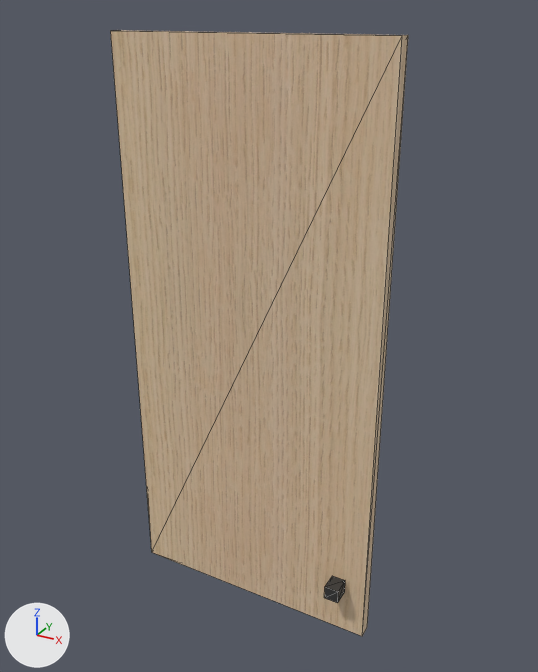
Two versions of the glTF model 2025-284-C01-Vitrineskap/sim/Benk_C_dor_venstre.glb, one commit apart.
The view is the same before and after, from a 50 mm lens placed at (2398.0, -1370.0, 903.0), pointed at (1962.0, -579.0, 508.0). Lighting does not change. The marker at lower left points along +X, +Y and +Z. The first picture is the older version. Mesh edges are drawn as thin lines. Vertices at exactly the same position are counted once.

Objects in the first picture: '2025-284 Vitrineskap'.
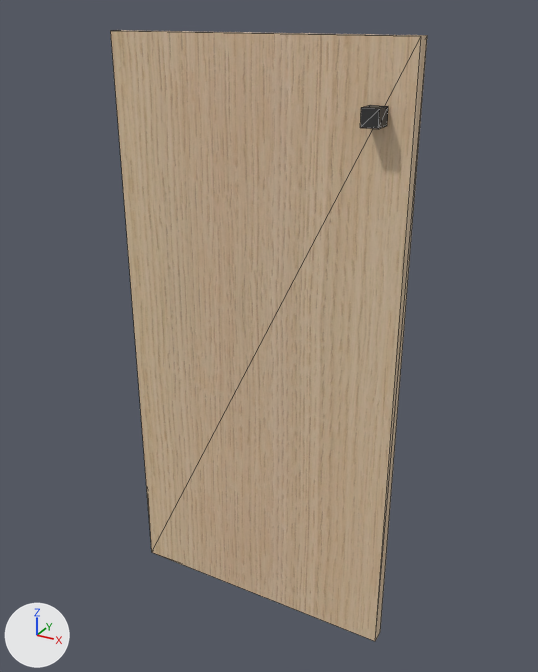
Boxes [x1, y1, x2, y2] around the edits, measured in the pictures (538 x 672 px; the box of a moved part takes in the faces that stretch with it):
```json
{"object": "2025-284 Vitrineskap", "change": "reshaped", "before": [111, 30, 408, 636], "after": [111, 30, 427, 641], "on screen": "6% wider"}
{"part": 1, "of": "me_mesh_0", "change": "moved or reshaped", "before": [325, 576, 345, 603], "after": [360, 105, 388, 129]}
{"part": 2, "of": "me_mesh_0", "change": "moved or reshaped", "before": [156, 31, 408, 636], "after": [156, 31, 427, 641]}
```

Edits to the scene script, one JSON object a line:
```json
{"block": "me_mesh_0", "where": "# used by ob_2025_284_vitrineskap; location = (0.0, 0.0, 0.0)"}
{"block": "me_mesh_0", "where": "# before: 4 (2126.0, -600.0, 82.0) at pixel (362, 636), 5 (2126.0, -581.0, 82.0) at pixel (367, 627), 6 (2126.0, -581.0, 878.0) at pixel (408, 35), 7 (2126.0, -600.0, 878.0) at pixel (402, 35)"}
{"op": "remove", "block": "me_mesh_0", "code": "me_mesh_0.from_pydata(...)  # 24 vertices, 36 faces; spans x 1753.0..2126.0, y -625.0..-575.0, z 82.0..878.0"}
{"op": "add", "block": "me_mesh_0", "code": "me_mesh_0.from_pydata(...)  # 24 vertices, 36 faces; spans x 1753.0..2146.0, y -625.0..-575.0, z 82.0..878.0"}
{"block": "me_mesh_0", "change": "me_mesh_0 part 1: the loose piece of 8 vertices spanning x 2076.0..2096.0, y -625.0..-600.0, z 150.0..170.0 is moved by (20.0, 0.0, 640.0)"}
{"block": "me_mesh_0", "change": "me_mesh_0 part 2"}
{"op": "add", "block": "me_mesh_0", "code": "for i in [*range(4, 8)]: me_mesh_0.vertices[i].co += Vector((20.0, 0.0, 0.0))"}
{"block": "me_mesh_0", "change": "other edits to the shape of me_mesh_0 do not show in these pictures"}
```
